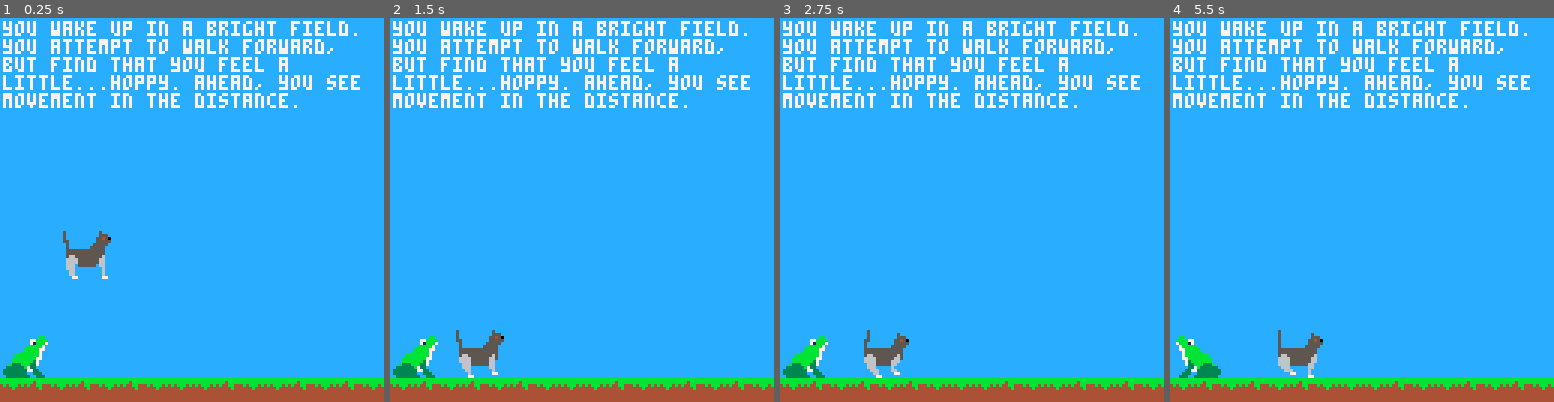
Above: before the commit, frames 1-4 (left to right).
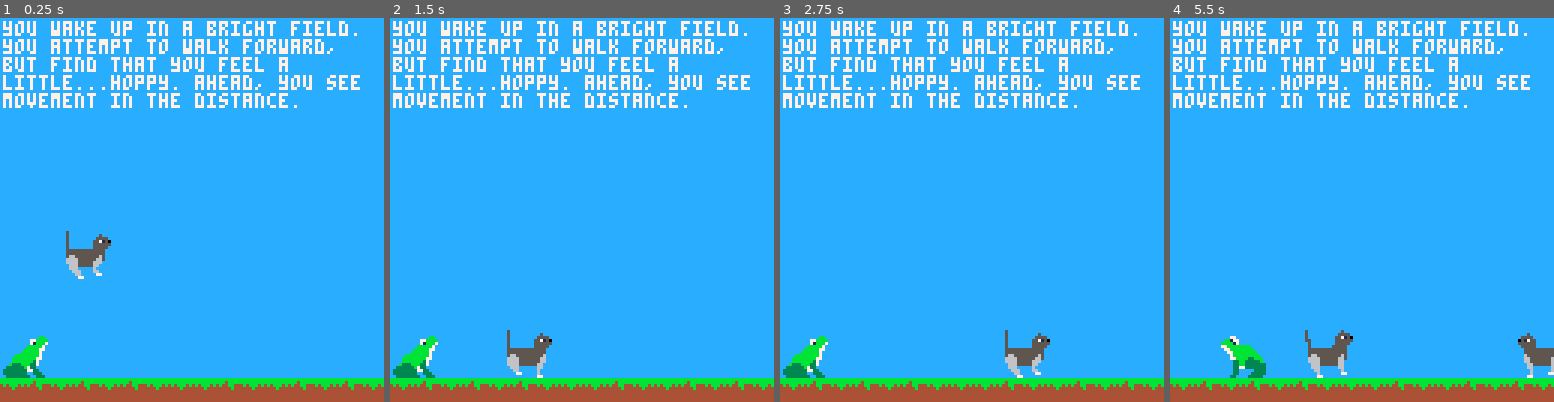
Above: after the commit, the same moments.

Repository: cincodenada/frogsvscats
Game: PICO-8 cartridge frogsvscats.p8
The game is run twice, just before and just after one commit, with the same random seed, the same clock (stepped at 60 frames per second) and the same inputs.
Inputs:
- Up to frame 1 (0.25 s): no input
- Up to frame 2 (1.5 s): no input
- Up to frame 3 (2.75 s): hold Right 1.6-2.1 s; hold Up 2.15-2.42 s; hold Right from 2.47 s (still down)
- Up to frame 4 (5.5 s): release Right at 3.03 s; hold Left 3.08-3.58 s; hold Right 4.02-4.68 s; hold Up 4.73-5.03 s; hold Left from 5.08 s (still down)

The runs differ from the first frame. In frame 1, 0.3% of the frame differs, in the area x 16-29%, y 55-68%; in frame 2, 1.4%; in frame 3, 1.4%; in frame 4, 3.2%, in the area x 1-100%, y 81-94%.

Commit message:
Speed back up, more cat improvements

Diff:
--- a/frogsvscats.p8
+++ b/frogsvscats.p8
@@ -146,9 +146,9 @@
 function sprite:frame() return flr(self.cur_frame) end
 function sprite:draw(x, y)
 	local flipped = (self.facing==-1)
-	local f = self:frame()+1
-	local adj = self:adj(f)
-	spr(self.frames[f], x+adj.x, y-self.h*8-adj.y, self.w, self.h, flipped)
+	local fidx = self:frame()+1
+	local adj = self:adj(fidx)
+	spr(self.frames[fidx], x+adj.x, y-self.h*8-adj.y, self.w, self.h, flipped)
 end
 function sprite:move_frame(howmany)
 	self.cur_frame += howmany
@@ -219,12 +219,12 @@
 	if(self.anim_state.active) then
 		-- flag 8 is 2-frame sprites
 		if(self.sprite:flag(8)) then
-			self.sprite:move_frame(0.05)
+			self.sprite:move_frame(0.5)
 		else
-			self.sprite:move_frame(0.1)
-		end
-
-		if(not self.anim_state.looping and flr(self.sprite.cur_frame)==0) then
+			self.sprite:move_frame(1)
+		end
+
+		if(not self.anim_state.looping and self.sprite:frame()==0) then
 			self.anim_state.active = false
 		end
 	end
@@ -300,7 +300,7 @@
 	if(self:is_floating()) then
 		self.cur_move = nil
 	else
-		if(not self.cur_move) self.cur_move = {vx=0.1,vy=0}
+		if(not self.cur_move) self.cur_move = {vx=1,vy=0}
 	end
 
 	if(self.cur_move) then
@@ -366,7 +366,7 @@
 function player:update_jump()
 	if(self.jumping) then
 		-- start movement
-		if(self.sprite.cur_frame==5) then
+		if(self.sprite:frame()==5) then
 			if(self.leaping) then
 				self:replace_move(16,8,1.5,-1)
 			else
@@ -440,12 +440,12 @@
 03300000033000000333000033000000033300000330000003333000033000003333000003300000033330000033000033333300003300003333333370330000
 00000000033000000033000033000000003330000330000000333000003300000033300000330000033333000033000003333330000330000333333300333000
 00000000030000000000000003300000000333000033000000033300000300000003333000033000003333300003300000333333000033000003333330003300
-50000000000050000500000000000000005000000000000000500000000000005000000000005000500000000000500000000000000000000000000000000000
-50000000000055500500000000005000005000000000000000500000000050005000000000005550500000000000555000000000000000000000000000000000
-500000000005545e050000000000555000500000000050000050000000005550500000000005545e500000000005545e00000000000000000000000000000000
-5500000000055555050000000005545e0550000000005550055000000005545e5500000000055555550000000005555500000000000000000000000000000000
-05000000005555500500000000055555050000000005545e05000000000555550500000000555550050000000055555000000000000000000000000000000000
-05000000055555000500000000555550050000000005555505000000005555500500000005555500050000000555550000000000000000000000000000000000
+50000000000050000500000000000000005000000000000005000000000000005000000000005000500000000000500000000000000000000000000000000000
+50000000000555500500000000005000005000000000000005000000000050005000000000055550500000000005555000000000000000000000000000000000
+500000000055715e050000000005555000500000000050000500000000055550500000000055715e500000000055715e00000000000000000000000000000000
+5500000000555555050000000055715e0550000000055550050000000055715e5500000000555555550000000055555500000000000000000000000000000000
+05000000005555500500000000555555050000000055715e05000000005555550500000000555550050000000055555000000000000000000000000000000000
+05000000055555000500000000555550050000000055555505000000005555500500000005555500050000000555550000000000000000000000000000000000
 05555555555555000555555555555500055555555555555005555555555555000555555555555500055555555555550000000000000000000000000000000000
 05555555555555000555555555555500055555555555550005555555555555000555555555555500055555555555550000000000000000000000000000000000
 05665555555556000566555555555600056655555555550005665555555565000566555555556500056655555555560000000000000000000000000000000000
@@ -453,8 +453,8 @@
 06666555555566000666655555556600066665555566600006666555556660000666655555566000066665555555660000000000000000000000000000000000
 06660555555066000666655555566000006665555566000000666555556600000066655555566000066605555550660000000000000000000000000000000000
 06660000000006000066600000066000000666000660000000666000006000000066600000066000066600000000060000000000000000000000000000000000
-00660000000006000006660000060000000066000600000000066600006600000006600000006000006600000000060000000000000000000000000000000000
-00660000000006000000077000060000000006600600000000006600000770000000600000007700006600000000060000000000000000000000000000000000
+00660000000006000006600000060000000066000600000000066600006600000006600000006000006600000000060000000000000000000000000000000000
+00660000000006000000770000060000000006600600000000006600000770000000600000007700006600000000060000000000000000000000000000000000
 00077000000007700000000000077000000000770770000000000770000000000000770000000000000770000000077000000000000000000000000000000000
 00000000000000000000000000000000000000000000000000000000000000000000000000000000000000000000000000000000000000000000000000000000
 00000000000000000000000000000000000000000000000000000000000000000000000000000000000000000000000000000000000000000000000000000000
@@ -667,7 +667,7 @@
 
 
 __gff__
-00000000000000000000000000000000000000001000100010002001310111010000000000000000000000000000000000011000f000f000f0000000f000f00000000000000000000000000000000000100020003000200010000000000000000000000000000000000000000000000000000000000000000000000000000000
+00000000000000000000000000000000000000001000100010002001310111010000000000000000000000000000000000011000f000f000f0000000f000f00000000000000000000000000000000000100020002000100010000000000000000000000000000000000000000000000000000000000000000000000000000000
 0101010000000000000000000000080800000000000000000000000000000808000000000000000000000000000008080000000000000000000000000000000000000000000000000000000000000000000000000000000000000000000000000000000000000000000000000000000000000000000000000000000000000000
 __map__
 0000000000000000000000000000000000000000000000000000000000000000000000000000000000000000000000000000000000000000000000000000000000000000000000000000000000000000000000000000000000000000000000000000000000000000000000000000000000000000000000000000000000000000
